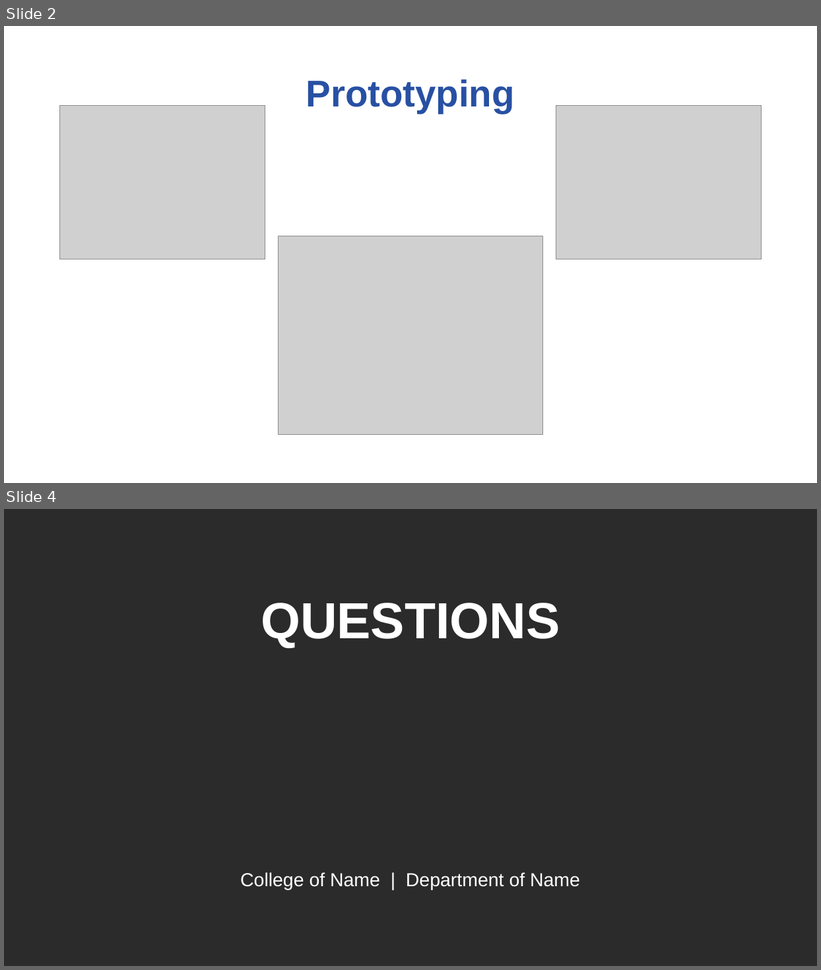
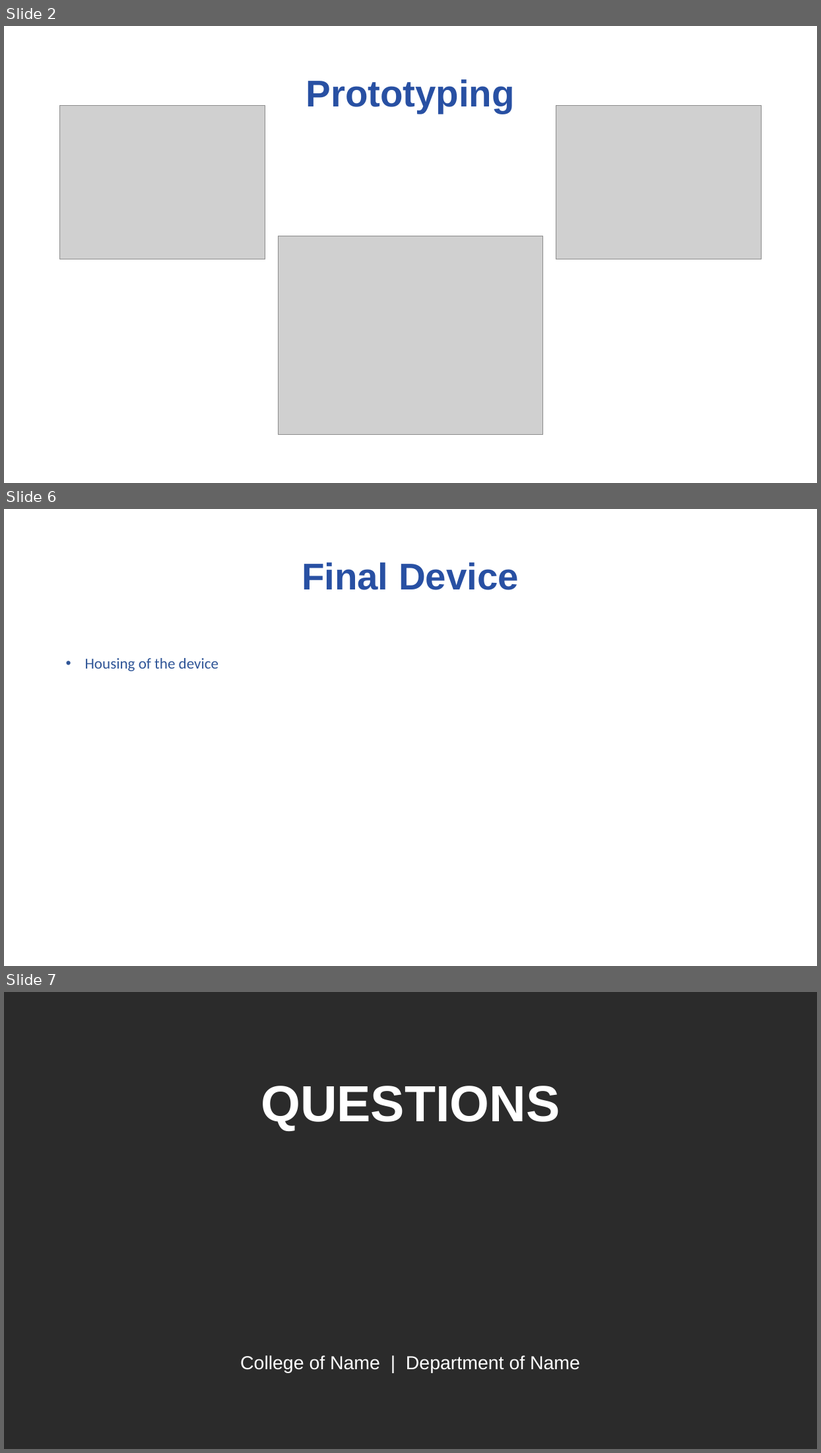
Before and after one commit to ramirez915/BioE-CS-494, a slide deck: Lab 2 ppt.pptx. Shown one above the other, each under a label of ours: slides 2 and 4 before the commit, slides 2, 6 and 7 after it; the slides between them are not shown. The pictures are 821x970 and 821x1453 pixels, drawn with LibreOffice and Linux fonts; fonts in the diff are those of the drawing; grey boxes stand for pictures; background and template pictures are left out; a plain dark background stands for a picture behind light text. Boxes give left, top, right and bottom in pixels: in the first picture for what was removed or moved away, otherwise in the second. Text is boxed around its words. In the diff, an @@ line names an element or a change of style, - is before the commit and + after.

```diff
--- a/Lab 2 ppt.pptx
+++ b/Lab 2 ppt.pptx
@@ slide 6 added at (4,509,817,966), background #FFFFFF @@
@@ title added at (302,562,519,590), 44 pt, text #2850A3, bold @@
+Final Device
@@ text added at (85,658,218,671), 18 pt, text #2F5597 @@
+• Housing of the device
@@ what was slide 4 is now slide 7 @@
```
Also in this commit, not shown: 3 other slides added, 1 slide removed.
